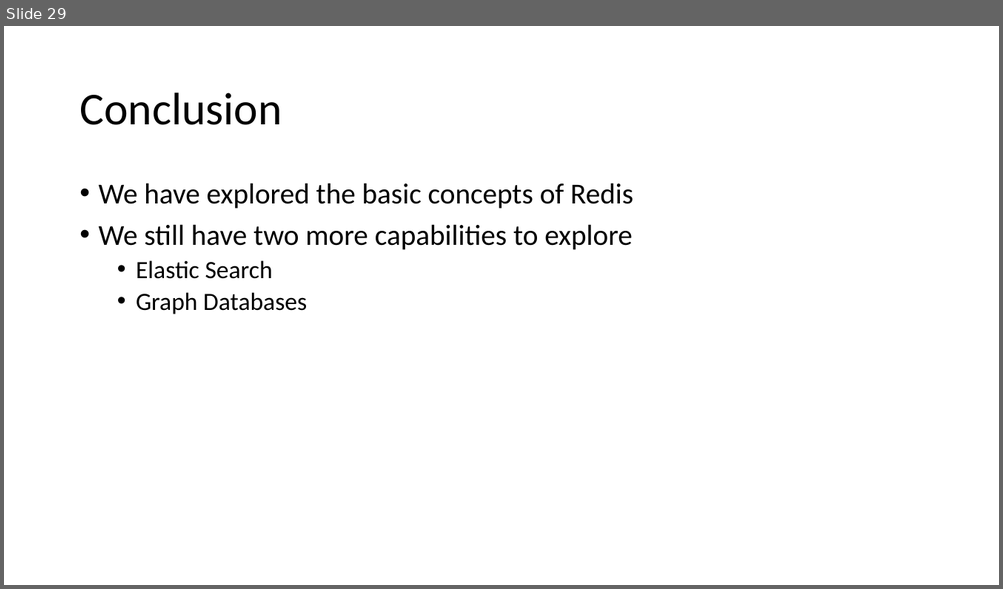
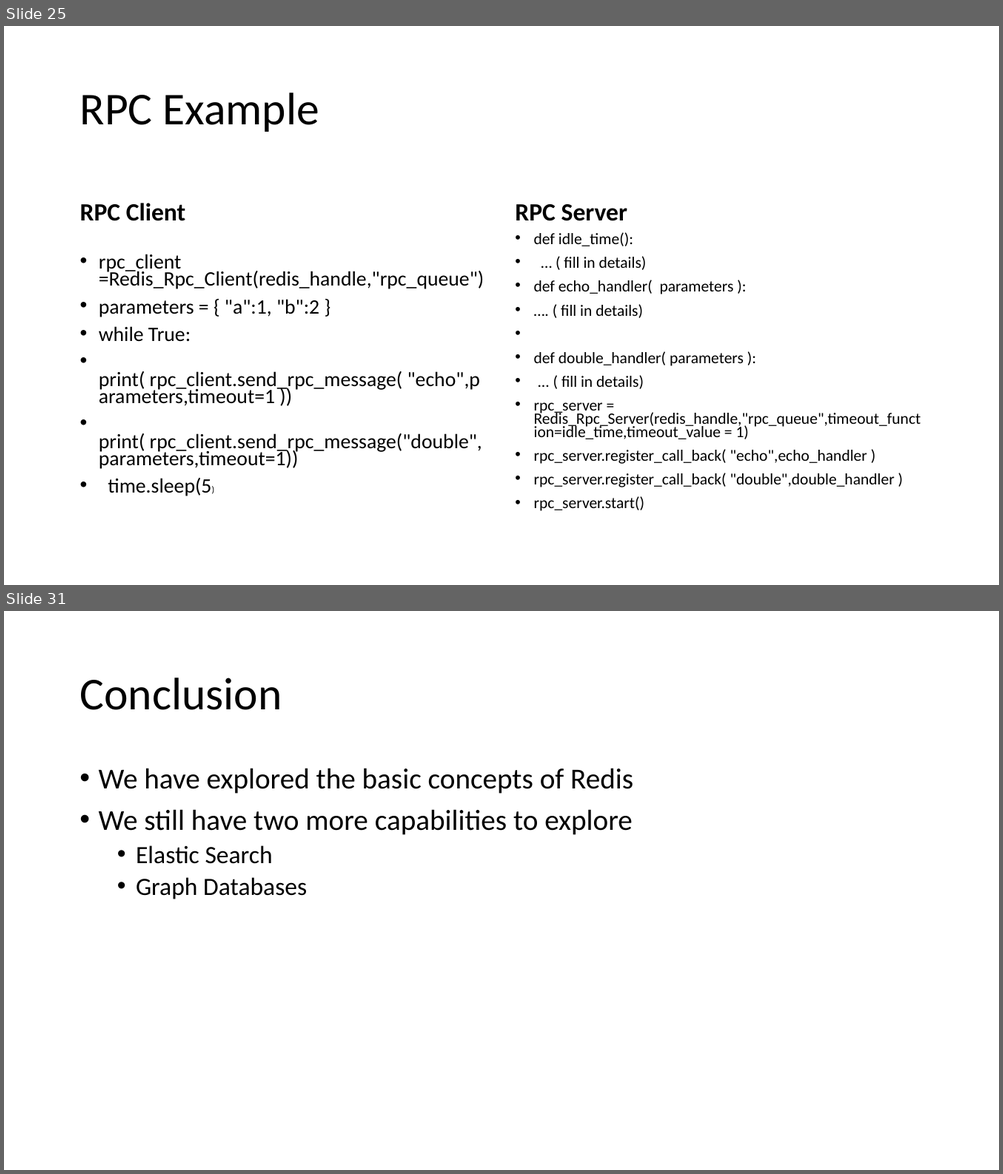
Before and after one commit to NanoDataCenter/nano_data_center, a slide deck: presentations/session_2/Redis Data Base.pptx. Shown one above the other, each under a label of ours: slide 29 before the commit, slides 25 and 31 after it; the slides between them are not shown. The pictures are 1003x589 and 1003x1174 pixels, drawn with LibreOffice and Linux fonts; fonts in the diff are those of the drawing. Boxes give left, top, right and bottom in pixels: in the first picture for what was removed or moved away, otherwise in the second. Text is boxed around its words. In the diff, an @@ line names an element or a change of style, - is before the commit and + after.

```diff
--- a/presentations/session_2/Redis Data Base.pptx
+++ b/presentations/session_2/Redis Data Base.pptx
@@ slide 25 added at (4, 26, 999, 585), background #FFFFFF @@
@@ title added at (80, 93, 319, 132), 44 pt, text #000000 @@
+RPC Example
@@ text added at (80, 203, 186, 221), 24 pt, text #000000, bold @@
+RPC Client
@@ text added at (515, 204, 627, 221), 24 pt, text #000000, bold @@
+RPC Server
@@ text added at (534, 232, 921, 511), 15.4 pt, text #000000 @@
+• def idle_time():
+• … ( fill in details)
+• def echo_handler( parameters ):
+• …. ( fill in details)
+• def double_handler( parameters ):
+• ... ( fill in details)
+• rpc_server = Redis_Rpc_Server(redis_handle,"rpc_queue",timeout_function=idle_time,timeout_value = 1)
+• rpc_server.register_call_back( "echo",echo_handler )
+• rpc_server.register_call_back( "double",double_handler )
+• rpc_server.start()
@@ text added at (99, 254, 484, 497), 19.8 pt, text #000000 @@
+• rpc_client =Redis_Rpc_Client(redis_handle,"rpc_queue")
+• parameters = { "a":1, "b":2 }
+• while True:
+• print( rpc_client.send_rpc_message( "echo",parameters,timeout=1 ))
+• print( rpc_client.send_rpc_message("double",parameters,timeout=1))
+• time.sleep(5)
@@ what was slide 29 is now slide 31 @@
```
Also in this commit, not shown: 5 slides changed, 16 other slides added, 15 slides removed, 19 other files.
